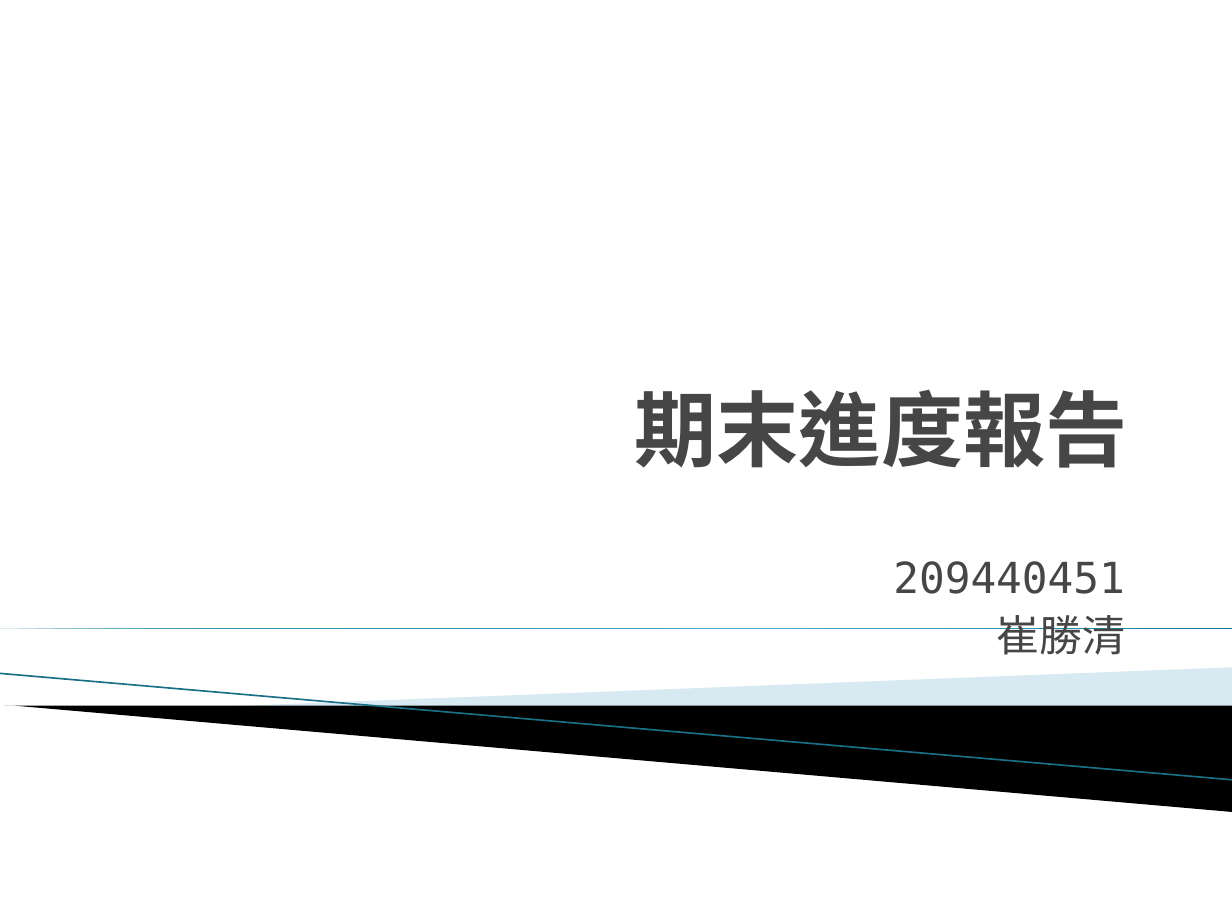
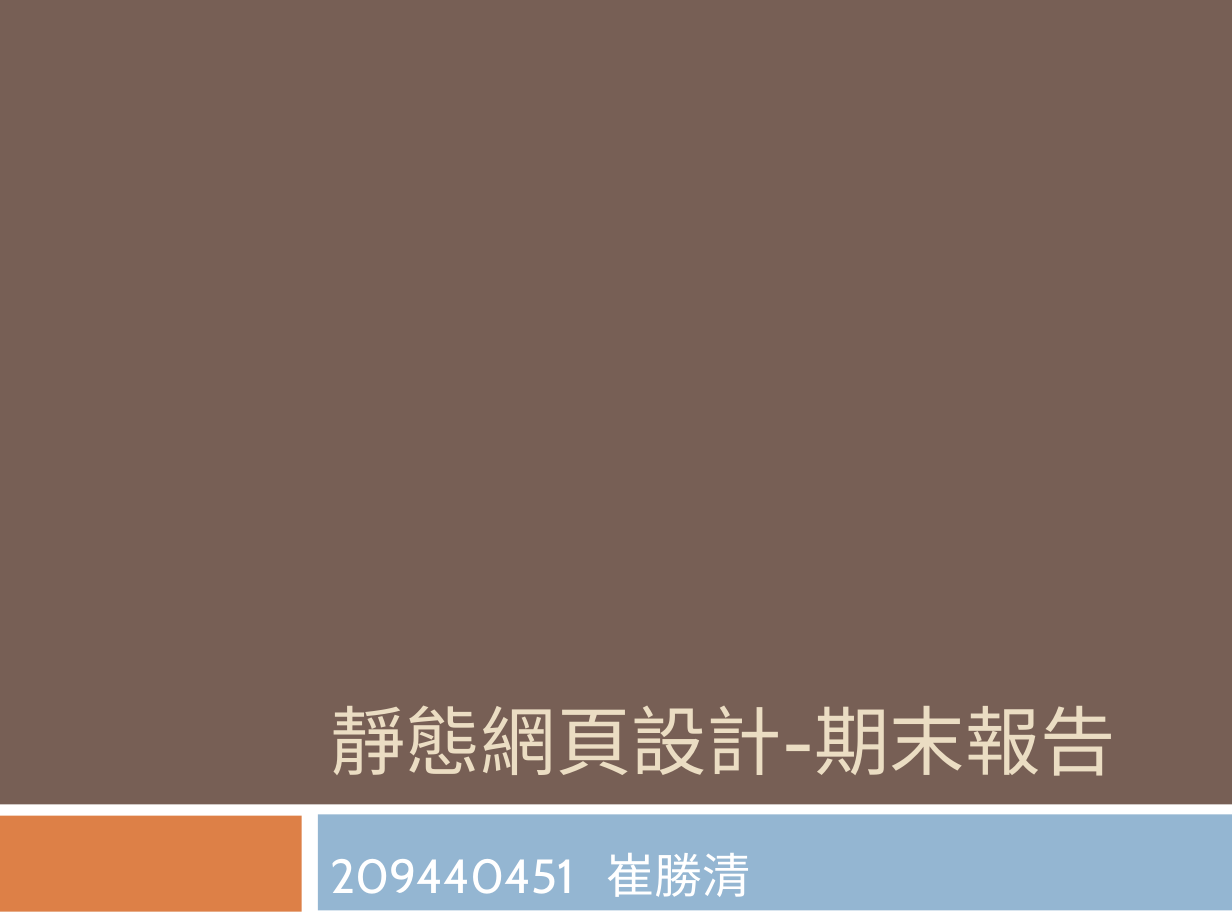
Before and after one commit to lebicol1869/1091-1N-final-209440451, a slide deck: slide 1 of 期末進度報告.pptx. Drawn at 1232x924 pixels with LibreOffice and Linux fonts; fonts in the diff are those of the drawing; background and template pictures are left out. Boxes give left, top, right and bottom in pixels: in the first picture for what was removed or moved away, otherwise in the second. Text is boxed around its words. In the diff, an @@ line names an element or a change of style, - is before the commit and + after.

```diff
--- a/期末進度報告.pptx
+++ b/期末進度報告.pptx
@@ background #FFFFFF to #775F55 @@
@@ right triangle removed at <box>0,628,1232,628</box> @@
@@ line removed from (0, 674) to (1232, 780) @@
@@ freeform shape removed at <box>228,668,1232,733</box> @@
@@ freeform shape removed at <box>5,706,1232,812</box> @@
@@ title at <box>330,705,1115,776</box>: text changed; size 48 to 44 pt; font DejaVu Sans Mono to Cabin; text colour #464646 to #EBDDC3; bold off @@
-期末進度報告
+靜態網頁設計-期末報告
@@ rectangle added at <box>0,804,1232,924</box>, fill #FFFFFF @@
@@ rectangle added at <box>0,816,302,912</box>, fill #DD8047 @@
@@ subtitle "209440451 崔勝清" at <box>330,853,750,897</box>: vertical alignment top to middle @@
@@ rectangle added at <box>318,814,1232,910</box>, fill #94B6D2 @@
@@ subtitle at <box>330,853,750,897</box>: text changed; size 25 to 28 pt; font DejaVu Sans Mono to Cabin; text colour #464646 to #FFFFFF @@
-209440451
-崔勝清
+209440451 崔勝清
```
Also in this commit, not shown: 2 other slides changed, 8 slides added, 3 slides removed, 8 other files.
